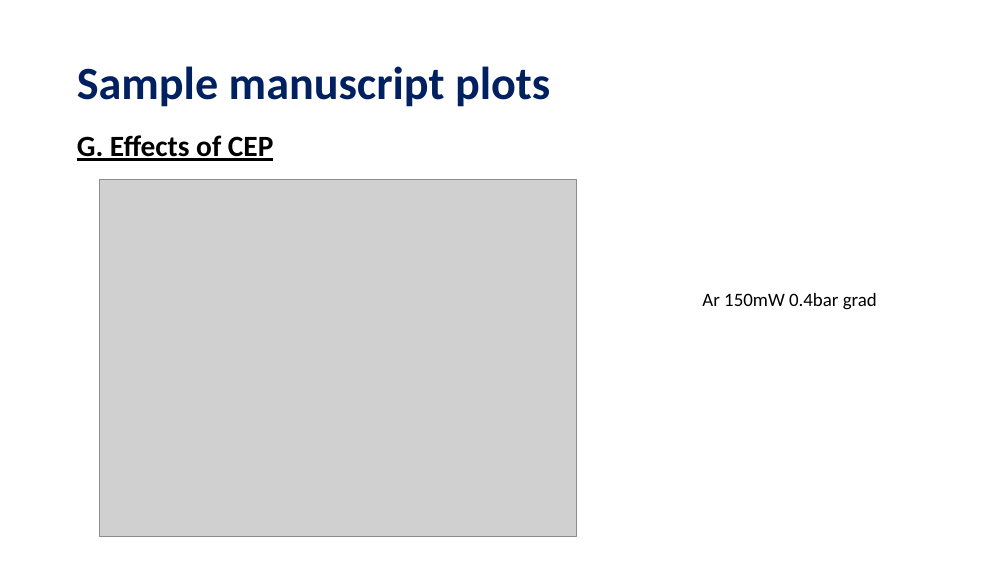
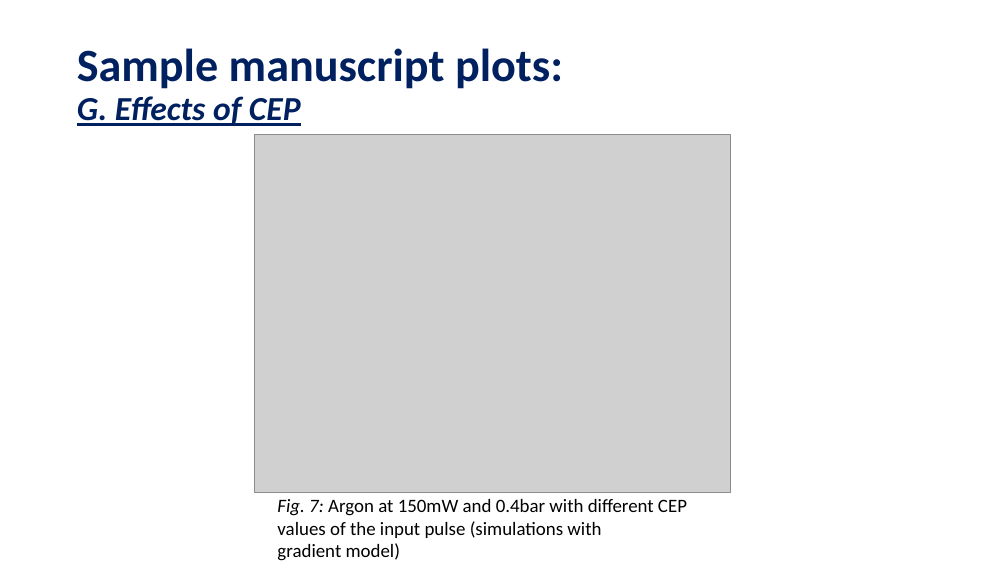
Before and after one commit to david-f-amorim/Simulating-THG-of-few-femtosecond-pulses-in-a-noble-gas-, a slide deck: slide 9 of presentations/DESY - Week 7.pptx. Drawn at 1008x567 pixels with LibreOffice and Linux fonts; fonts in the diff are those of the drawing; grey boxes stand for pictures. Boxes give left, top, right and bottom in pixels: in the first picture for what was removed or moved away, otherwise in the second. Text is boxed around its words. In the diff, an @@ line names an element or a change of style, - is before the commit and + after.

```diff
--- a/presentations/DESY - Week 7.pptx
+++ b/presentations/DESY - Week 7.pptx
@@ title at box(77, 48, 563, 126): text changed @@
-Sample manuscript plots
+Sample manuscript plots:
+G. Effects of CEP
@@ text removed at box(77, 135, 273, 161) @@
-G. Effects of CEP
@@ picture: place and size @@
-picture at box(100, 180, 576, 537)
+picture at box(254, 135, 730, 492)
@@ text removed at box(702, 293, 877, 310) @@
-Ar 150mW 0.4bar grad
@@ text added at box(277, 499, 687, 561), 18 pt, text #000000 @@
+Fig. 7: Argon at 150mW and 0.4bar with different CEP values of the input pulse (simulations with
+gradient model)
```
Also in this commit, not shown: 7 other slides changed, 4 slides added, 1 slide removed, 53 other files.
